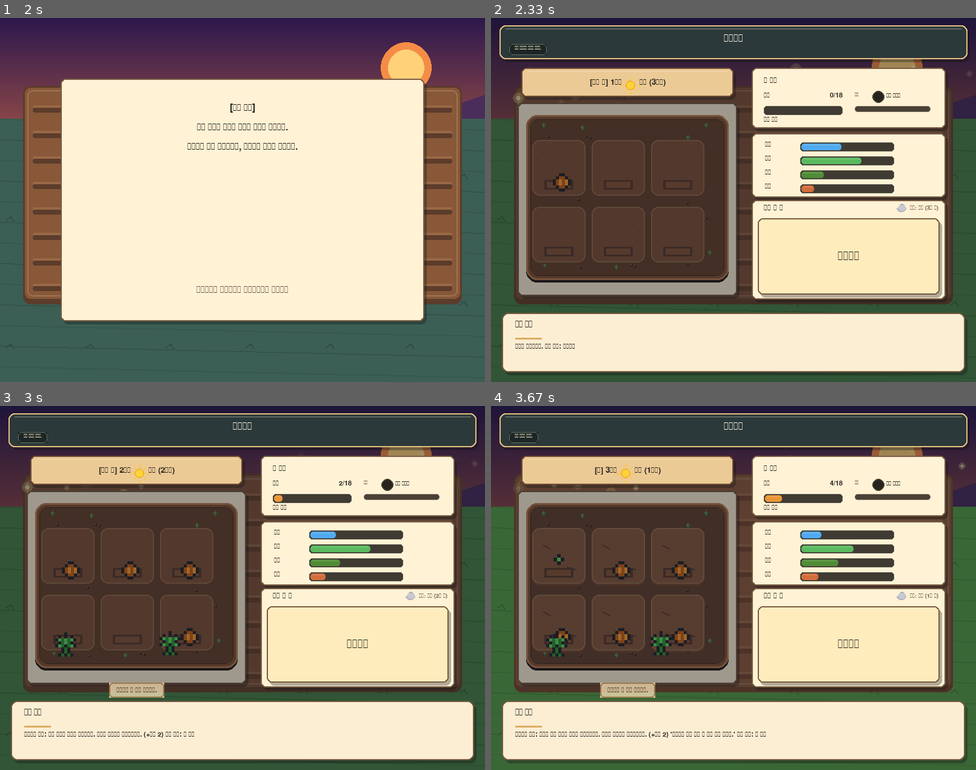
Above: before the commit, frames 1-4 (two rows, left to right).
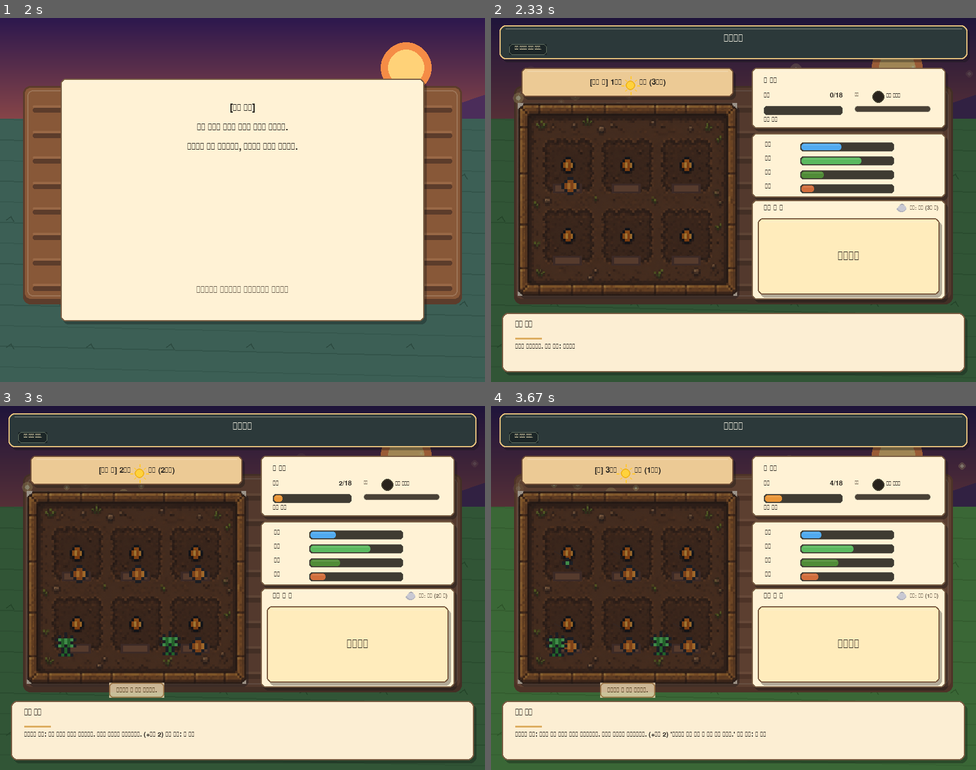
Above: after the commit, the same moments.

Repository: minulx-10/DreamFarm
Game: pygame game, started from main.py
Same seed, same stepped clock (60 frames per second), same inputs: the game is played once before the commit and once after it.
Inputs (mouse positions are in pixels of both pictures, inside the frame that each line leads up to):
- Up to frame 1 (2 s): type "ann" at 0.33 s; tap Enter at 0.67 s; click (412, 243) at 0.93 s; click (227, 138) at 1.27 s; click (368, 61) at 1.6 s; click (101, 130) at 1.93 s
- Up to frame 2 (2.33 s): click (908, 225) at 2.27 s
- Up to frame 3 (3 s): press the mouse at (417, 613) at 2.58 s; move the mouse to (305, 595) at 2.68 s; release the mouse at (194, 573) at 2.82 s; click (281, 649) at 2.93 s
- Up to frame 4 (3.67 s): click (849, 613) at 3.27 s; press the mouse at (845, 671) at 3.58 s

Frame 1 is identical in both runs. In frame 2, 13% of the frame differs, in the area x 5-51%, y 23-77%; in frame 3, 13%; in frame 4, 14%.

Commit message:
feat: 원본 밭 이미지(field_bed.jpg) 통째 렌더링, 플레이 시간 측정 및 엔딩 표시 추가, 크레딧/일지 강제 꺼짐 예방

Diff:
--- a/core/assets.py
+++ b/core/assets.py
@@ -255,6 +255,16 @@
 ...XXX......X....
 ''', 3)
 
+    # 밭 이미지 에셋 불러오기 (여백 크롭 및 362x318 리사이징)
+    field_bed_path = os.path.join(os.path.dirname(__file__), "field_bed.jpg")
+    if os.path.exists(field_bed_path):
+        try:
+            raw_img = pygame.image.load(field_bed_path).convert_alpha()
+            cropped = raw_img.subsurface(pygame.Rect(59, 74, 904, 763))
+            sprites['field_bed'] = pygame.transform.scale(cropped, (362, 318))
+        except Exception as e:
+            print("Failed to load field_bed image:", e)
+
 def _mix_color(a, b, ratio):
     return (
         int(a[0] + (b[0] - a[0]) * ratio),
--- a/core/game_state.py
+++ b/core/game_state.py
@@ -86,6 +86,9 @@
 
         # Ending type for save
         self.last_ending = ""
+
+        # 플레이 시간 측정용 변수 (초 단위)
+        self.play_time = 0.0
 
 
 game_state = GameState()
--- a/main.py
+++ b/main.py
@@ -51,6 +51,7 @@
 
     while game_state.running:
         dt = clock.tick(60) / 1000.0
+        game_state.play_time += dt
 
         target_scene = game_state.current_scene
 
--- a/scenes/ending.py
+++ b/scenes/ending.py
@@ -151,10 +151,17 @@
 
     def build_credit_lines(self):
         impact_heading = "남겨진 일들" if game_state.last_ending in ("bad", "rush") else "이어진 일들"
+
+        # 플레이 타임 포맷팅 (분, 초)
+        m = int(game_state.play_time // 60)
+        s = int(game_state.play_time % 60)
+        play_time_str = f"플레이 시간: {m}분 {s}초" if m > 0 else f"플레이 시간: {s}초"
+
         lines = [
             "몽중농원",
             "",
             "이번 꿈에서 남은 기록",
+            play_time_str,
             f"물 뿌리기: {game_state.water_count}회",
             f"잡초 뽑기: {game_state.weed_count}회",
             f"해충 잡기: {game_state.pest_count}회",
@@ -191,7 +198,10 @@
             self.show_journal = True
         else:
             save_progress()
-            game_state.running = False
+            # 꺼지지 않고 다시 결과 화면으로 가서 리트라이나 다른 엔딩 구경을 할 수 있게 함
+            self.phase = "result"
+            self.result_done = True
+            self.phase_timer = 0
 
     def prepare_page(self, index):
         lines = []
@@ -322,7 +332,7 @@
             elif self.phase == "journal":
                 if click:
                     save_progress()
-                    game_state.running = False
+                    self.retry()
 
     def update(self, dt):
         self.carrot_pulse += dt
--- a/scenes/farm.py
+++ b/scenes/farm.py
@@ -834,7 +834,8 @@
         pygame.draw.rect(screen, (123, 92, 65), thumb, border_radius=4)
 
     def crop_positions(self):
-        return [(112, 235), (210, 235), (308, 235), (112, 345), (210, 345), (308, 345)]
+        # 밭 이미지(field_bed)의 6개 흙구덩이 중앙 픽셀 위치에 맞게 조율됨 (offset (44, 140) 기준)
+        return [(126, 241), (223, 241), (322, 241), (126, 360), (223, 360), (322, 360)]
 
     def draw_crop(self, screen, x, y, growth_stage, crop_idx=0):
         mound = pygame.Rect(x - 24, y + 32, 48, 16)
@@ -863,87 +864,52 @@
 
     def draw_farm_plot(self, screen):
         plot_rect = pygame.Rect(44, 140, 362, 318)
+
+        # Draw base panel backplate
         draw_light_panel(screen, plot_rect)
-        inner_plot = pygame.Rect(66, 168, 318, 256)
-
-        sc = self.season_colors
-        if self.moisture > 72:
-            base_color = (110, 75, 45)       # Wet mud color
-        elif self.moisture < 28:
-            base_color = (135, 92, 60)       # Dry light dirt color
+
+        # 1. Render user's custom pixel field_bed image if available, else draw fallback
+        if "field_bed" in sprites:
+            screen.blit(sprites["field_bed"], (plot_rect.x, plot_rect.y))
         else:
-            base_color = sc["dirt"]          # Normal dirt
-
-        # 1. Draw outer 3D wood frame surrounding the inner plot
-        # WOOD_DARK = (75, 57, 45), WOOD_COLOR = (177, 123, 72), WOOD_LIGHT = (238, 201, 137)
-        frame_rect = inner_plot.inflate(16, 16)
-        # Drop shadow for the frame
-        pygame.draw.rect(screen, (40, 30, 25), frame_rect.move(0, 4), border_radius=18)
-        # Frame main body
-        pygame.draw.rect(screen, (132, 83, 48), frame_rect, border_radius=18)
-        # Highlight top/left borders for 3D bevel look
-        pygame.draw.rect(screen, (185, 125, 80), frame_rect, 3, border_radius=18)
-        # Deep inner rim shadow
-        pygame.draw.rect(screen, (65, 42, 28), inner_plot.inflate(2, 2), 2, border_radius=14)
-
-        # 2. Fill the main farm bed background (the space between soil patches)
-        # Made slightly darker than patches to emphasize the grid mounds
-        bed_bg_color = (80, 52, 36) if self.moisture > 72 else (100, 66, 46) if self.moisture < 28 else sc["dirt_dark"]
-        pygame.draw.rect(screen, bed_bg_color, inner_plot, border_radius=12)
-
-        # 3. Draw natural decorations (grass clumps and soil pebbles)
-        for dec in self.plot_decorations:
-            dx, dy = dec['x'], dec['y']
-            if dec['type'] == 'grass':
-                # Draw tiny 3-blade green pixel grass clump
-                pygame.draw.line(screen, (92, 148, 80), (dx, dy), (dx - 2, dy - 5), 2)
-                pygame.draw.line(screen, (92, 148, 80), (dx, dy), (dx, dy - 7), 2)
-                pygame.draw.line(screen, (74, 122, 64), (dx, dy), (dx + 3, dy - 5), 2)
-            elif dec['type'] == 'pebble':
-                # Draw small dark soil pebble with a tiny highlight dot
-                pygame.draw.circle(screen, (55, 36, 25), (dx, dy), 2)
-                pygame.draw.circle(screen, (135, 95, 70), (dx - 1, dy - 1), 1)
-
-        # 4. Draw 6 individual rounded 3D soil patches (2x3 Grid)
-        pw, ph = 88, 92
-        for idx, (x, y) in enumerate(self.crop_positions()):
-            px = x - pw // 2
-            py = y + 12 - ph // 2
-            patch_rect = pygame.Rect(px, py, pw, ph)
-
-            # Patch shadow
-            pygame.draw.rect(screen, sc["dirt_dark"], patch_rect.move(0, 3), border_radius=12)
-            # Patch main body
-            pygame.draw.rect(screen, base_color, patch_rect, border_radius=12)
-            # Patch top highlighted edge (sunset reflection)
-            highlight_color = mix_color(base_color, (255, 235, 180), 0.16)
-            pygame.draw.rect(screen, highlight_color, patch_rect, 2, border_radius=12)
-
-            # Draw a few tiny texturing spots inside the patch to give soil texture
-            pygame.draw.circle(screen, sc["dirt_dark"], (px + 18, py + 22), 1)
-            pygame.draw.circle(screen, sc["dirt_dark"], (px + 68, py + 30), 1)
-            pygame.draw.circle(screen, sc["dirt_dark"], (px + 32, py + 72), 1)
-            pygame.draw.circle(screen, sc["dirt_dark"], (px + 58, py + 64), 1)
-
-        # Draw moisture-specific visual clues on patches if extreme
+            # Fallback 3D-ish drawing in case file fails to load
+            inner_plot = pygame.Rect(66, 168, 318, 256)
+            sc = self.season_colors
+            base_color = (110, 75, 45) if self.moisture > 72 else (135, 92, 60) if self.moisture < 28 else sc["dirt"]
+            frame_rect = inner_plot.inflate(16, 16)
+            pygame.draw.rect(screen, (40, 30, 25), frame_rect.move(0, 4), border_radius=18)
+            pygame.draw.rect(screen, (132, 83, 48), frame_rect, border_radius=18)
+            pygame.draw.rect(screen, (185, 125, 80), frame_rect, 3, border_radius=18)
+            pygame.draw.rect(screen, (65, 42, 28), inner_plot.inflate(2, 2), 2, border_radius=14)
+            bed_bg_color = (80, 52, 36) if self.moisture > 72 else (100, 66, 46) if self.moisture < 28 else sc["dirt_dark"]
+            pygame.draw.rect(screen, bed_bg_color, inner_plot, border_radius=12)
+            pw, ph = 88, 92
+            for idx, (x, y) in enumerate(self.crop_positions()):
+                px, py = x - pw // 2, y + 12 - ph // 2
+                patch_rect = pygame.Rect(px, py, pw, ph)
+                pygame.draw.rect(screen, sc["dirt_dark"], patch_rect.move(0, 3), border_radius=12)
+                pygame.draw.rect(screen, base_color, patch_rect, border_radius=12)
+                pygame.draw.rect(screen, mix_color(base_color, (255, 235, 180), 0.16), patch_rect, 2, border_radius=12)
+
+        # 2. Draw moisture-specific visual clues over the patches
         if self.moisture < 28:
-            # Draw tiny cracking lines in the soil
+            # Draw tiny cracking lines in the soil patches
             for idx, (x, y) in enumerate(self.crop_positions()):
                 px, py = x, y + 12
-                pygame.draw.line(screen, (90, 60, 42), (px - 26, py - 18), (px - 14, py - 12), 2)
-                pygame.draw.line(screen, (90, 60, 42), (px + 14, py + 18), (px + 28, py + 22), 2)
+                pygame.draw.line(screen, (82, 53, 35), (px - 22, py - 14), (px - 10, py - 8), 2)
+                pygame.draw.line(screen, (82, 53, 35), (px + 10, py + 14), (px + 22, py + 18), 2)
         elif self.moisture > 72:
-            # Draw small wet puddle reflections on mounds
+            # Draw wet puddle reflections under crops
             for idx, (x, y) in enumerate(self.crop_positions()):
                 px, py = x - 18, y + 36
                 pygame.draw.ellipse(screen, (95, 130, 155), (px, py, 36, 6))
 
-        # 5. Draw actual crop sprites
+        # 3. Draw actual crop sprites
         growth_stage = max(0, min(self.growth, self.growth_goal))
         for idx, (x, y) in enumerate(self.crop_positions()):
             self.draw_crop(screen, x, y, growth_stage, idx)
 
-        # 6. Draw weeds & bugs on top of the scene
+        # 4. Draw weeds & bugs on top of the scene
         if self.weeds > 32:
             weed_count = 2 if self.weeds < 55 else 4
             weed_spots = [(86, 373), (258, 371), (348, 262), (166, 264)]
Binary file added: core/field_bed.jpg
